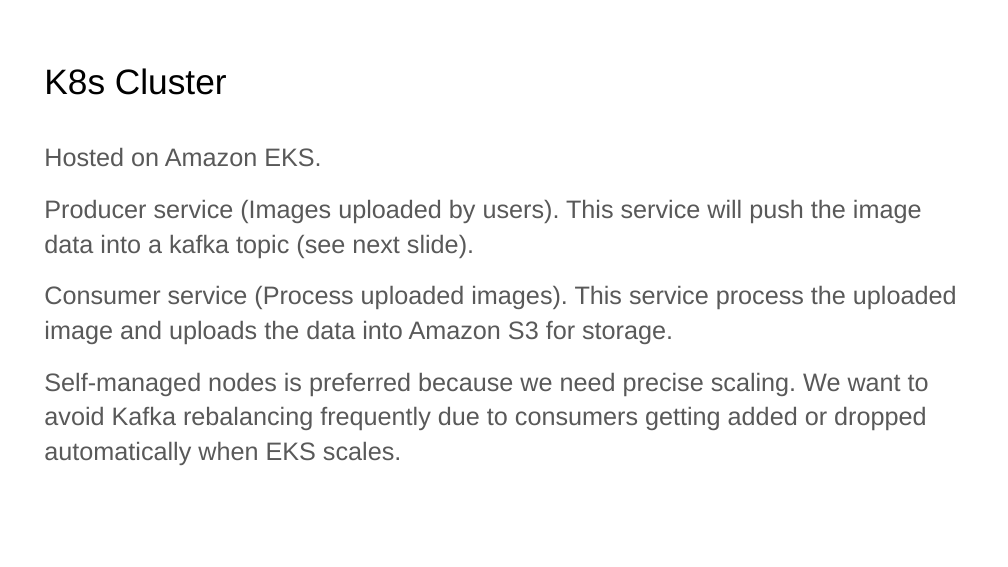
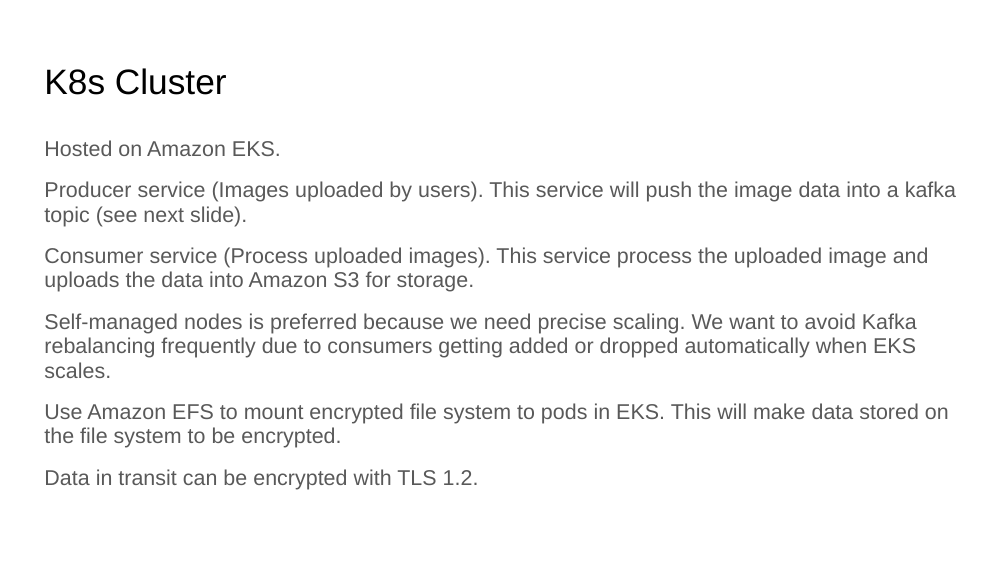
Before and after one commit to diminishin/govtech_de_assignment, a slide deck: slide 4 of govtech/section_3/Govtech Section 3.pptx. Drawn at 1008x567 pixels with LibreOffice and Linux fonts; fonts in the diff are those of the drawing. Boxes give left, top, right and bottom in pixels: in the first picture for what was removed or moved away, otherwise in the second. Text is boxed around its words. In the diff, an @@ line names an element or a change of style, - is before the commit and + after.

```diff
--- a/govtech/section_3/Govtech Section 3.pptx
+++ b/govtech/section_3/Govtech Section 3.pptx
@@ text at bbox=[44, 140, 956, 378]: size 18 to 15.3 pt in "Hosted on Amazon EKS.", "Producer service (Images uploaded by users). This ...", "Consumer service (Process uploaded images). This service ...", "Self-managed nodes is preferred because we need ..."; line spacing 1.15 to 0.95; less space between paragraphs @@
@@ text at bbox=[44, 403, 949, 490]: paragraphs added @@
+Use Amazon EFS to mount encrypted file system to pods in EKS. This will make data stored on the file system to be encrypted.
+Data in transit can be encrypted with TLS 1.2.
```
Also in this commit, not shown: 3 other slides changed, 1 slide added, 1 slide removed, 1 other file.
